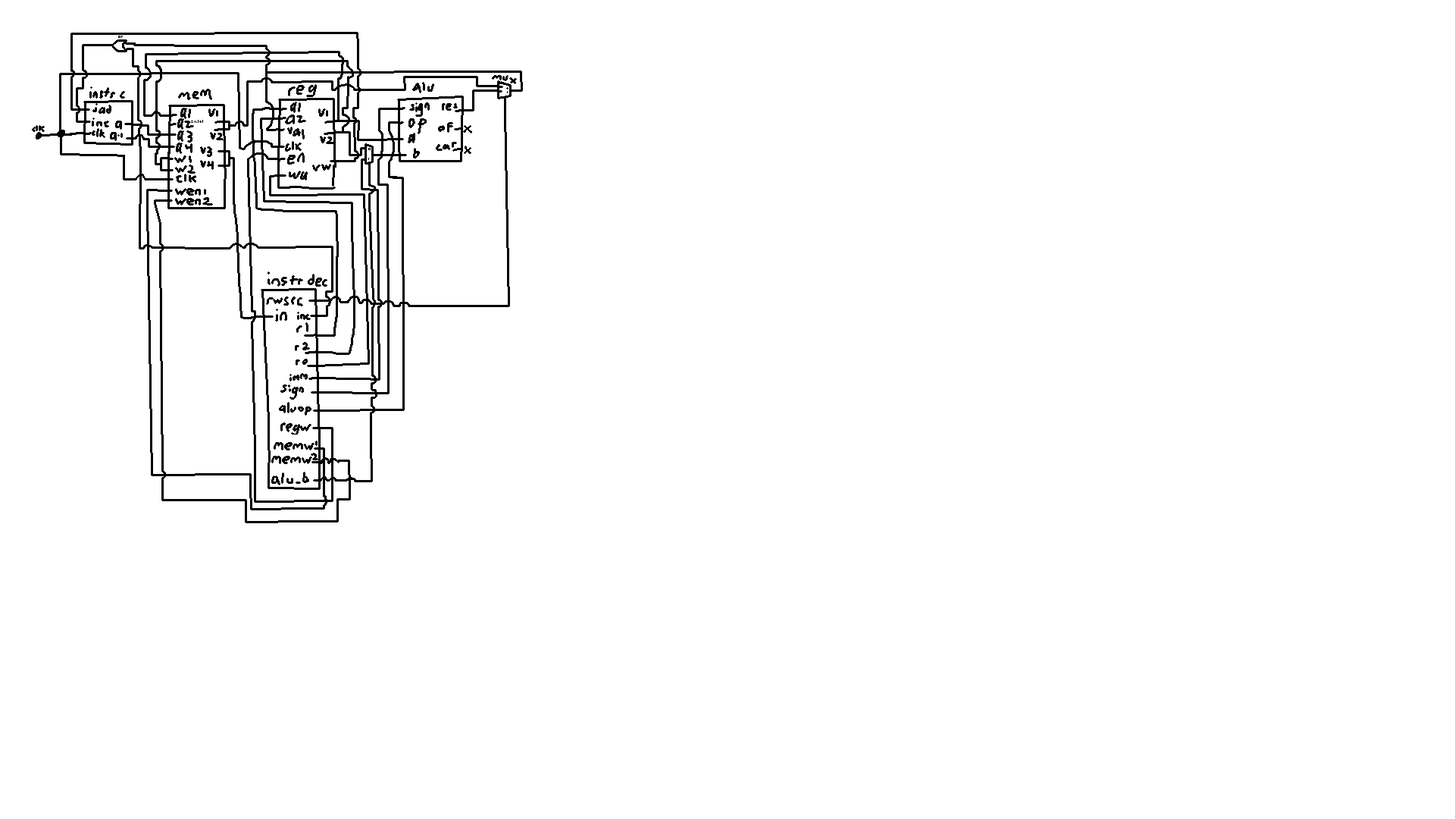
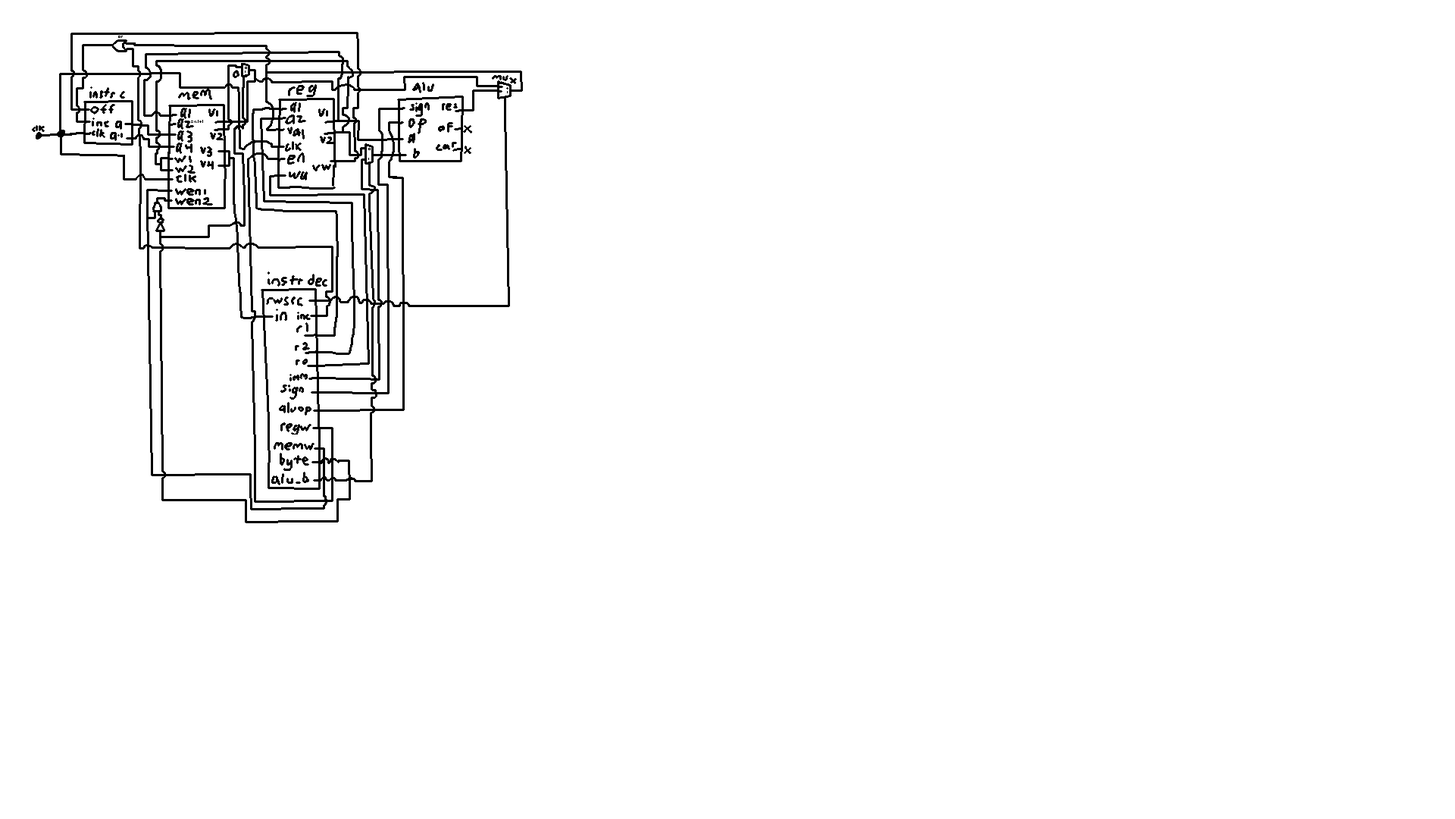
Before/after of a w=1455, h=819 layered artwork. What changed in the layer stack:
painted on "2" over bbox(148, 62, 266, 239)
painted on "Background" over bbox(90, 103, 319, 474)
